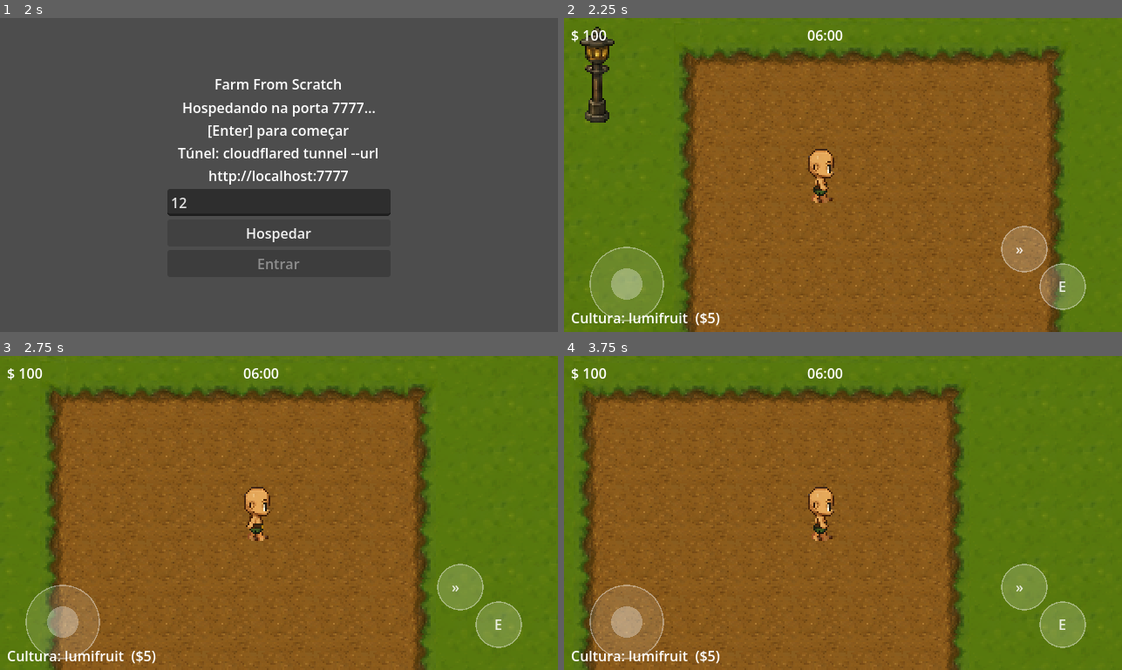
Above: before the commit, frames 1-4 (two rows, left to right).
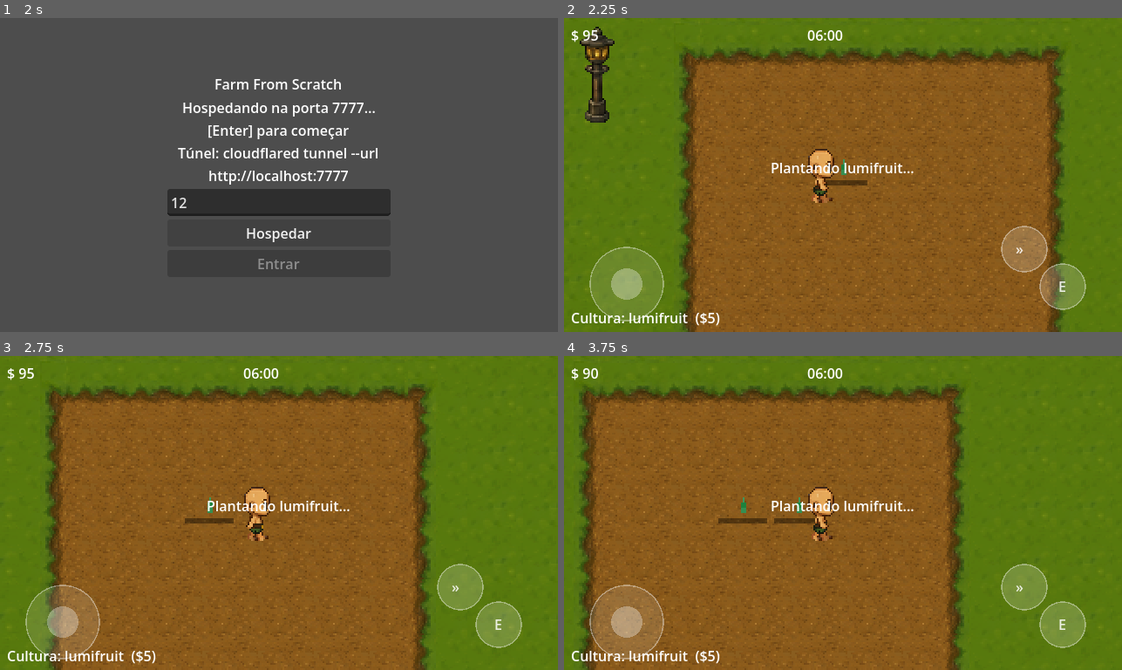
Above: after the commit, the same moments.

Repository: BrunoKagami/farm-from-scratch
Game: Godot game, scene res://scenes/Lobby.tscn
Same seed, same stepped clock (60 frames per second), same inputs: the game is played once before the commit and once after it.
Inputs (mouse positions are in pixels of both pictures, inside the frame that each line leads up to):
- Up to frame 1 (2 s): click (279, 165) at 0.52 s; type "12" at 0.6 s; click "Hospedar" at 1.25 s
- Up to frame 2 (2.25 s): tap Enter (ui_accept) at 2 s; move the mouse to (965, 159) at 2.02 s; hold Right (ui_right) from 2.03 s (still down); tap E at 2.1 s; click (965, 159) at 2.17 s
- Up to frame 3 (2.75 s): keep holding Right (ui_right); tap Enter (ui_accept) at 2.27 s
- Up to frame 4 (3.75 s): release Right (ui_right) at 2.75 s; drag from (731, 528) to (815, 575) at 2.77 s; tap Enter (ui_accept) at 3.5 s; move the mouse to (898, 443) at 3.52 s; hold Right (ui_right) from 3.53 s (still down); hold E (interact, bound only after the commit) from 3.53 s (still down)

Frame 1 is identical in both runs. In frame 2, 0.6% of the frame differs, in the area x 3-63%, y 3-54%; in frame 3, 0.6%; in frame 4, 0.8%.
Error before the commit: Parse Error: Cannot infer the type of "progress" variable because the value doesn't have a set type. (res://scripts/WorldGrid.gd:142)

Commit message:
fix: explicit float cast for progress in WorldGrid to fix type inference error

Diff:
--- a/scripts/WorldGrid.gd
+++ b/scripts/WorldGrid.gd
@@ -139,14 +139,13 @@
 # Atualiza o visual do tile localmente (host)
 func _sync_tile_visual(grid_pos: Vector2i) -> void:
 	var td: Dictionary = tile_data[grid_pos]
-	var progress := td["timer"] / max(td["duration"], 1.0)
+	var progress: float = float(td["timer"]) / max(float(td["duration"]), 1.0)
 	if tiles.has(grid_pos):
 		tiles[grid_pos].apply_state(td["state"], td["crop"], progress)
 
-# Envia estado do tile para clientes via RPC
 func _rpc_tile(grid_pos: Vector2i) -> void:
 	var td: Dictionary = tile_data[grid_pos]
-	var progress := td["timer"] / max(td["duration"], 1.0)
+	var progress: float = float(td["timer"]) / max(float(td["duration"]), 1.0)
 	rpc("_apply_tile_client", grid_pos, td["state"], td["crop"], progress)
 
 @rpc("authority", "reliable")
